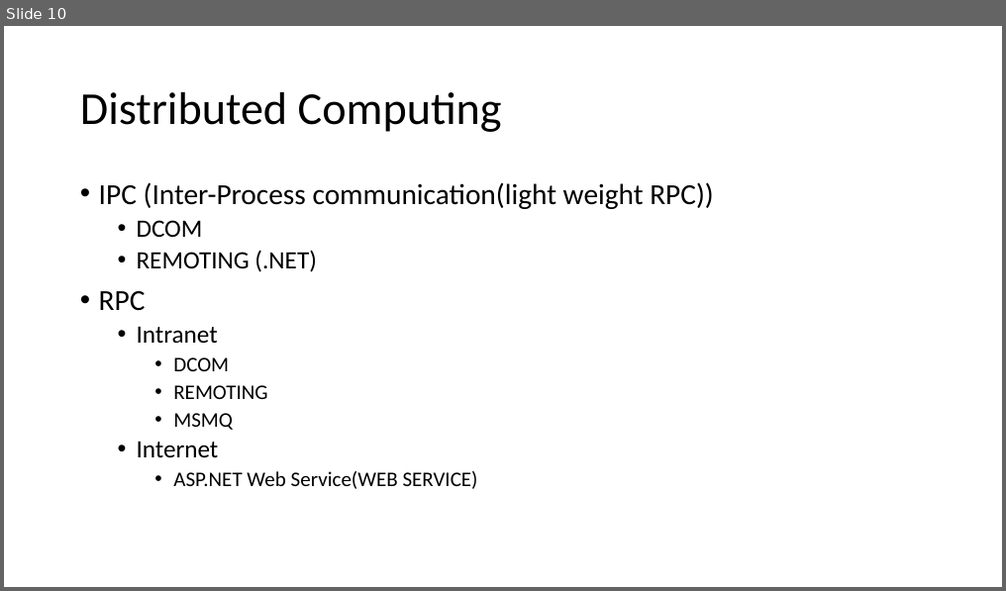
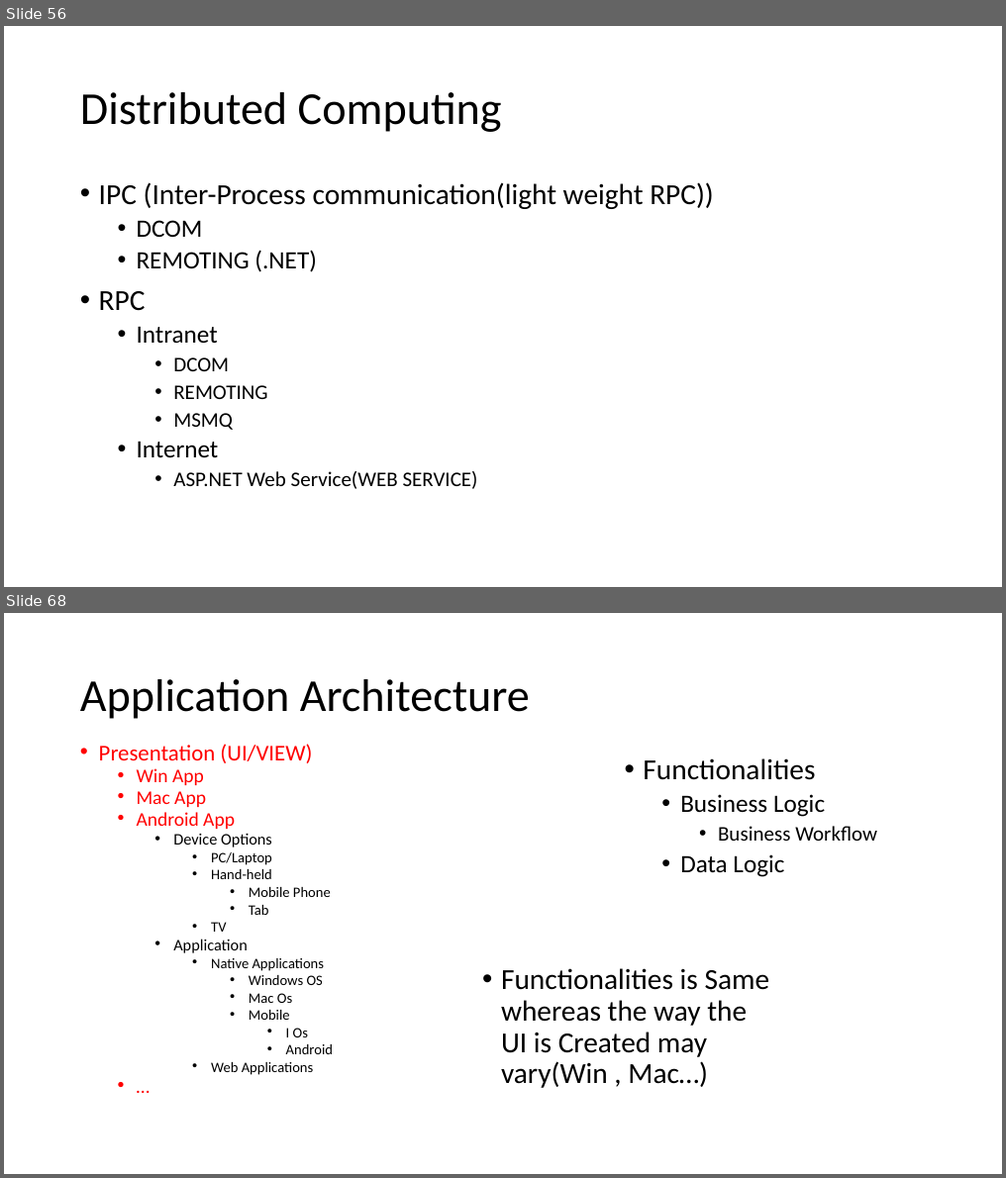
Before and after one commit to elangrg/KDL_27Jun2023, a slide deck: KDL_Con_CSharp_Intro27Jun2023/Content/KynDryl_27Jun_23ClassFlow.pptx. Shown one above the other, each under a label of ours: slide 10 before the commit, slides 56 and 68 after it; the slides between them are not shown. The pictures are 1006x591 and 1006x1178 pixels, drawn with LibreOffice and Linux fonts; fonts in the diff are those of the drawing. Boxes give left, top, right and bottom in pixels: in the first picture for what was removed or moved away, otherwise in the second. Text is boxed around its words. In the diff, an @@ line names an element or a change of style, - is before the commit and + after.

Commit message:
ppt_

```diff
--- a/KDL_Con_CSharp_Intro27Jun2023/Content/KynDryl_27Jun_23ClassFlow.pptx
+++ b/KDL_Con_CSharp_Intro27Jun2023/Content/KynDryl_27Jun_23ClassFlow.pptx
@@ slide 68 added at [4, 613, 1002, 1174], background #FFFFFF @@
@@ title added at [80, 679, 530, 719], 44 pt, text #000000 @@
+Application Architecture
@@ text added at [99, 744, 333, 1075], 13.9 pt, text #000000 @@
+• Presentation (UI/VIEW)
+  • Win App
+  • Mac App
+  • Android App
+    • Device Options
+      • PC/Laptop
+      • Hand-held
+        • Mobile Phone
+        • Tab
+      • TV
+    • Application
+      • Native Applications
+        • Windows OS
+        • Mac Os
+        • Mobile
+          • I Os
+          • Android
+      • Web Applications
+  • …
@@ text added at [643, 759, 877, 877], 24 pt, text #000000 @@
+• Functionalities
+  • Business Logic
+    • Business Workflow
+  • Data Logic
@@ text added at [501, 968, 770, 1088], 28 pt, text #000000 @@
+• Functionalities is Same whereas the way the UI is Created may vary(Win , Mac…)
@@ what was slide 10 is now slide 56 @@
```
Also in this commit, not shown: 28 other slides added.
